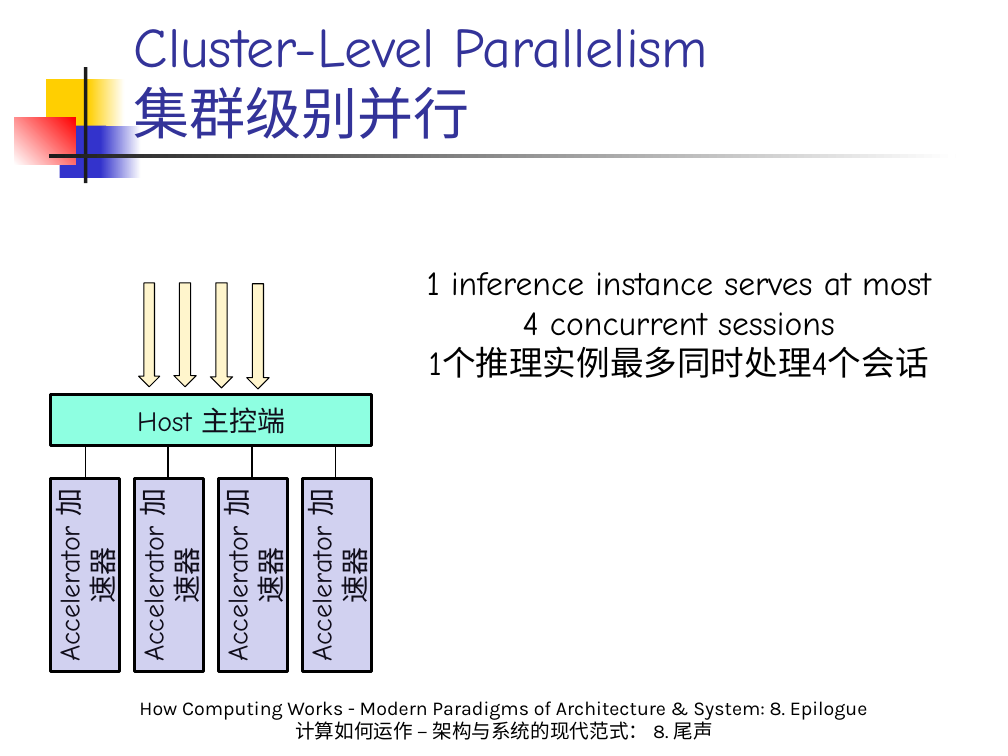
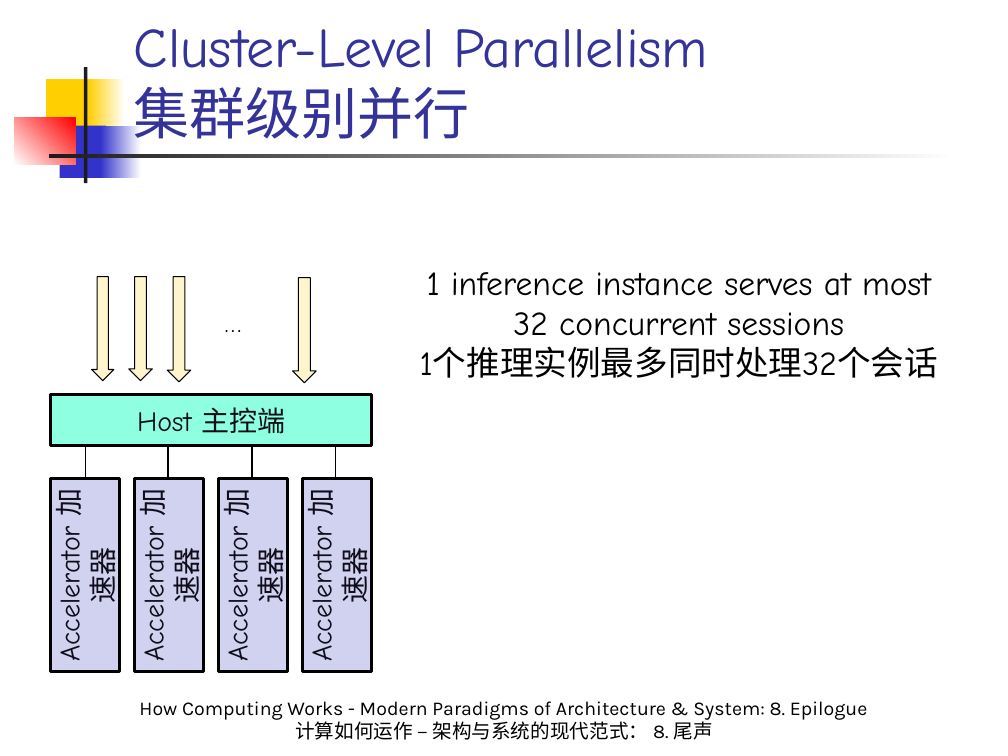
Before and after one commit to licongintel/courseMaterial, a slide deck: slide 34 of HCWMPA&S/Slides/8. Epilogue.pptx. Drawn at 1008x756 pixels with LibreOffice and Linux fonts; fonts in the diff are those of the drawing. Boxes give left, top, right and bottom in pixels: in the first picture for what was removed or moved away, otherwise in the second. Text is boxed around its words. In the diff, an @@ line names an element or a change of style, - is before the commit and + after.

```diff
--- a/HCWMPA&S/Slides/8. Epilogue.pptx
+++ b/HCWMPA&S/Slides/8. Epilogue.pptx
@@ right arrow: place and size @@
-right arrow at box(211, 283, 233, 388)
+right arrow at box(91, 277, 113, 381)
@@ right arrow: place and size @@
-right arrow at box(138, 283, 159, 387)
+right arrow at box(129, 276, 152, 380)
@@ right arrow: place and size @@
-right arrow at box(174, 283, 196, 387)
+right arrow at box(167, 277, 190, 382)
@@ right arrow: place and size @@
-right arrow at box(247, 284, 269, 389)
+right arrow at box(293, 278, 316, 383)
@@ text at box(420, 272, 938, 378): text changed @@
-1 inference instance serves at most 4 concurrent sessions
-1个推理实例最多同时处理4个会话
+1 inference instance serves at most 32 concurrent sessions
+1个推理实例最多同时处理32个会话
@@ text added at box(215, 302, 279, 343), 18 pt, text #000000 @@
+…
```
Also in this commit, not shown: 6 other slides changed, 3 slides added, 1 other file.
